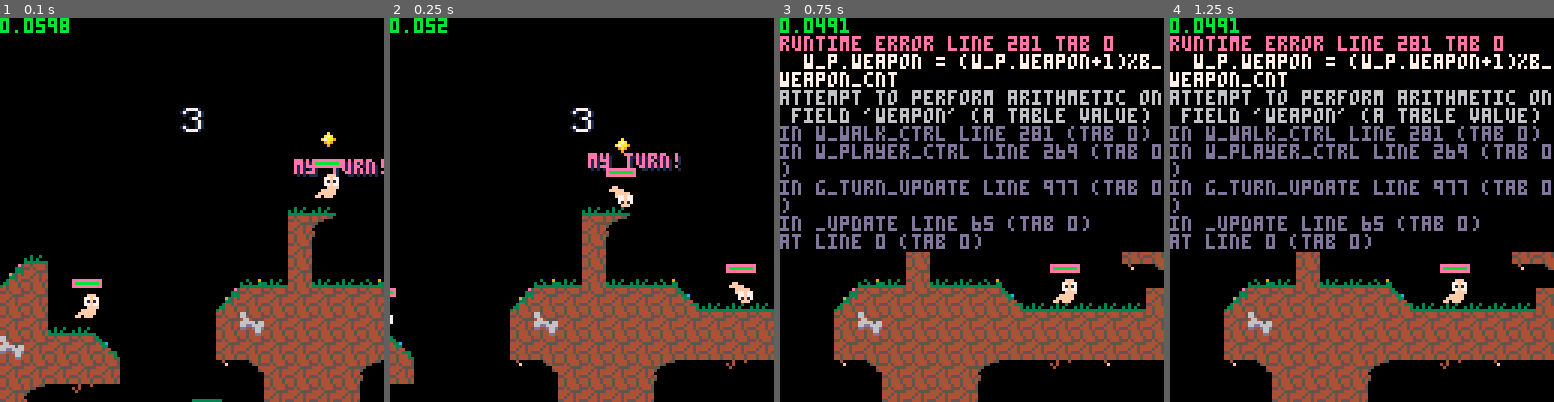
Above: before the commit, frames 1-4 (left to right).
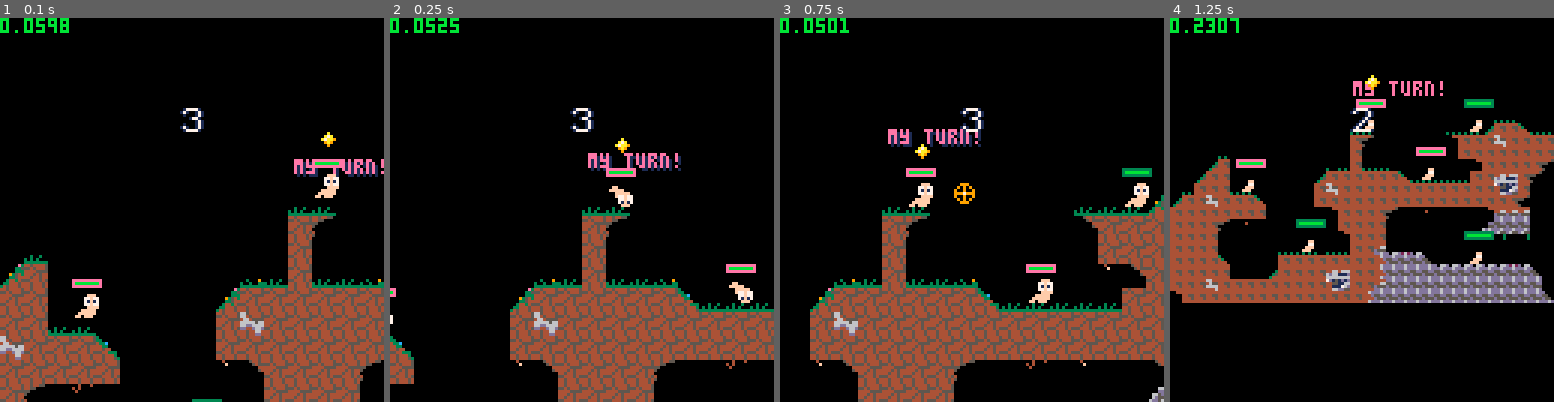
Above: after the commit, the same moments.

Repository: thomasvt/PICO-8-Worms
Game: PICO-8 cartridge worms.p8
Two runs of this game, one before a commit and one after it. Both use one fixed random seed, a clock stepped at 60 frames per second and the inputs below.
Inputs:
- Up to frame 1 (0.1 s): no input
- Up to frame 2 (0.25 s): no input
- Up to frame 3 (0.75 s): tap X (X key) at 0.33 s; tap O (Z key) at 0.7 s
- Up to frame 4 (1.25 s): tap X (X key) at 1.07 s

Frame 1 is identical in both runs. In frame 2, less than 0.1% of the frame differs, in the area x 15-18%, y 0-4%; in frame 3, 24%; in frame 4, 51%, in the area x 0-100%, y 0-100%.
Error before the commit: runtime error line 281 tab 0; w_p.weapon = (w_p.weapon+1)%b_weapon_cnt; attempt to perform arithmetic on field 'weapon' (a table value)

Commit message:
added bounciness to physics

Diff:
--- a/worms.p8
+++ b/worms.p8
@@ -7,7 +7,7 @@
 sprite_shift = 0 -- w_walk_ctrl()
 nextid = 0
 
-function m_newobj(x,y,vx,vy,spr,r,no_collide)
+function m_newobj(x,y,vx,vy,spr,r,no_collide,bounce)
  nextid+=1
  return {
   id=nextid,
@@ -22,7 +22,8 @@
 	 no_collide=no_collide,
 	 last_action=time(),
 	 text_col = 7,
-	 text_end_time = 0
+	 text_end_time = 0,
+	 bounce=bounce and bounce or 0 -- bounciness [0..1]
 	 }
 end
 
@@ -280,8 +281,10 @@
 	 c_toggle_zoom()
 	end
 
-	if btnp(❎) then
-	 w_p.weapon = (w_p.weapon+1)%b_weapon_cnt
+	-- switch weapon
+	if btnp(⬇️) then
+	 local nxt = (w_p.weapon.i+1) % #b_weap
+	 w_p.weapon = b_weap[nxt]
 	end
 
  -- jump?
@@ -522,8 +525,8 @@
 	while b.dx>=1 do
 	 if l_obstacle(b.x+1, b.y, b,b.no_collide) then
  	  b.collide_force = b.vx
-    b.dx = 0
- 	  b.vx = -b.vx --* b.bounce
+    b.dx = -b.dx * b.bounce
+ 	  b.vx = -b.vx * b.bounce
  	  b.collide = true
 		 else
 		  b.x += 1
@@ -535,8 +538,8 @@
 	while b.dx<=-1 do
 	 if l_obstacle(b.x-1, b.y, b,b.no_collide) then
  	  b.collide_force = b.vx
-    b.dx = 0
- 	  b.vx = 0
+    b.dx = -b.dx * b.bounce
+ 	  b.vx = -b.vx * b.bounce
  	  b.collide = true
 		 else
 		  b.x -= 1
@@ -548,9 +551,12 @@
 	while b.dy>=1 do
 	 if l_obstacle(b.x, b.y+b.r+1, b,b.no_collide) then
  	  b.collide_force = b.vy
-    b.dy = 0
- 	  b.vy = 0
- 	  b.vx = 0
+    b.dy = -b.dy * b.bounce
+ 	  b.vy = -b.vy * b.bounce
+ 	  if abs(b.vy) < 0.5 then
+ 	   b.vy = 0
+ 	  end
+ 	  b.vx *= b.bounce--grnd friction
  	  b.collide = true
 		 else
 		  b.y += 1
@@ -562,8 +568,8 @@
 	while b.dy<=-1 do
 	 if l_obstacle(b.x, b.y-b.r, b,b.no_collide) then
  	  b.collide_force = b.vy
-    b.dy = 0
- 	  b.vy = 0
+    b.dy = -b.dy * b.bounce
+ 	  b.vy = -b.vy * b.bounce
  	  b.vx /= 2
  	  b.collide = true
 		 else
@@ -598,22 +605,31 @@
 
 b_weap = {}
 
-function b_add_weap(name,spr)
+function b_add_weap(name,spr,bounce)
  local i = #b_weap
- b_weap[i] =
-  {i=i, name=name,
-   spr=spr}
+ b_weap[i] = { i=i,
+    name=name,
+    spr=spr,
+    bounce=bounce }
+
  return b_weap[i]
 end
 
-b_bazooka = b_add_weap("bazooka", 16, b_update_bazooka)
-b_grenade = b_add_weap("grenade", 32, b_update_grenade)
-
-function b_fire(weapon,x,y,vx,vy,shooter)
- local b = m_newobj(x,y,vx,vy,
-  weapon.spr, 2, shooter)
- b.weapon=weapon
+b_bazooka = b_add_weap("bazooka", 16, 0)
+b_grenade = b_add_weap("grenade", 32, 0.6)
+
+function b_fire(w, x,y,vx,vy,shooter)
+ local b = m_newobj(
+  x,y,
+  vx,vy,
+  w.spr, 2,
+  shooter,
+  w.bounce)
+ b.weapon = w
  b.start_time = time()
+
+
+
 	add(bodies, b)
 	add(bullets, b)
 end
